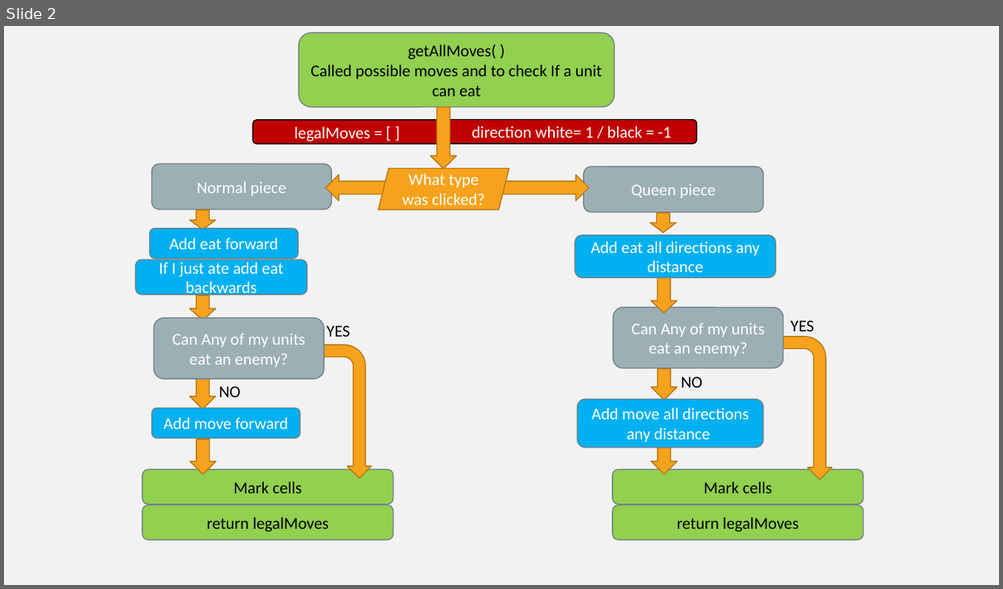
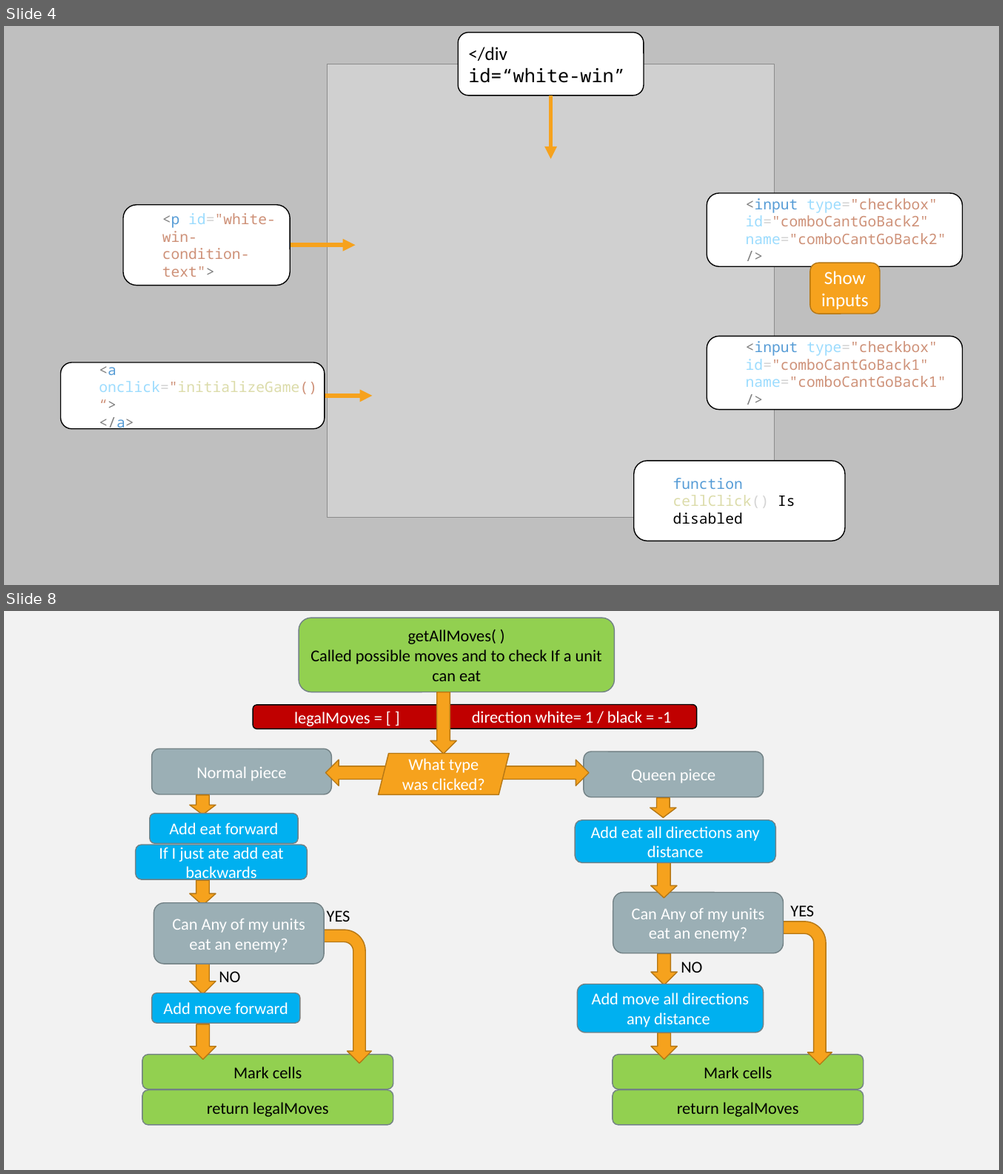
Before and after one commit to yaniv-cohen/Checkers-My-first-project, a slide deck: Checkers/images/מצגת קוד.pptx. Shown one above the other, each under a label of ours: slide 2 before the commit, slides 4 and 8 after it; the slides between them are not shown. The pictures are 1003x589 and 1003x1174 pixels, drawn with LibreOffice and Linux fonts; fonts in the diff are those of the drawing; grey boxes stand for pictures. Boxes give left, top, right and bottom in pixels: in the first picture for what was removed or moved away, otherwise in the second. Text is boxed around its words. In the diff, an @@ line names an element or a change of style, - is before the commit and + after.

```diff
--- a/Checkers/images/מצגת קוד.pptx
+++ b/Checkers/images/מצגת קוד.pptx
@@ slide 4 added at box(4, 26, 999, 585), background #BFBFBF @@
@@ rounded rectangle added at box(458, 32, 643, 96), fill #FFFFFF, outline #000000 1 pt, 18 pt, text #000000 @@
+</div
+id=“white-win”
@@ picture added at box(327, 64, 775, 517) @@
@@ arrow added from (551, 96) to (551, 158), #F6A21D 4 pt @@
@@ rounded rectangle added at box(707, 193, 963, 266), fill #FFFFFF, outline #000000 1 pt, 14 pt, text #CE9178 @@
+<input type="checkbox" id="comboCantGoBack2" name="comboCantGoBack2" />
@@ rounded rectangle added at box(123, 205, 290, 286), fill #FFFFFF, outline #000000 1 pt, 14 pt, text #CE9178 @@
+<p id="white-win-condition-text">
@@ arrow added from (290, 245) to (356, 245), #F6A21D 4 pt @@
@@ rounded rectangle added at box(810, 264, 879, 314), fill #F6A21D, outline #B67815 1 pt, 18 pt, text #FFFFFF @@
+Show inputs
@@ rounded rectangle added at box(707, 336, 963, 409), fill #FFFFFF, outline #000000 1 pt, 14 pt, text #CE9178 @@
+<input type="checkbox" id="comboCantGoBack1" name="comboCantGoBack1" />
@@ rounded rectangle added at box(61, 363, 325, 429), fill #FFFFFF, outline #000000 1 pt, 14 pt, text #DCDCAA @@
+<a
+onclick="initializeGame()“>
+</a>
@@ arrow added from (324, 396) to (372, 396), #F6A21D 4 pt @@
@@ rounded rectangle added at box(634, 461, 845, 542), fill #FFFFFF, outline #000000 1 pt, 14 pt, text #000000 @@
+function cellClick() Is disabled
@@ what was slide 2 is now slide 8 @@
```
Also in this commit, not shown: 2 slides changed, 4 other slides added, 5 other files.
